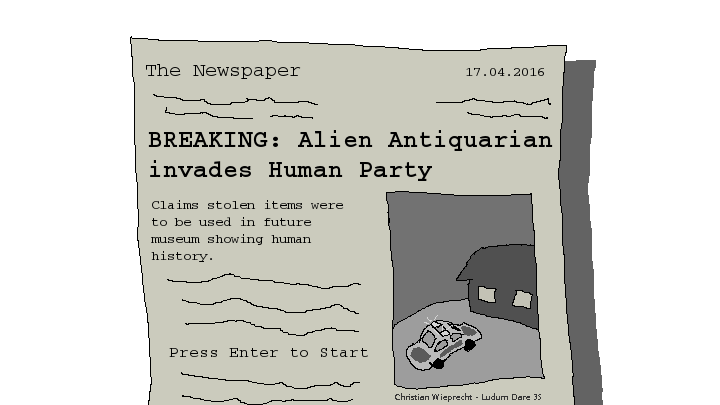
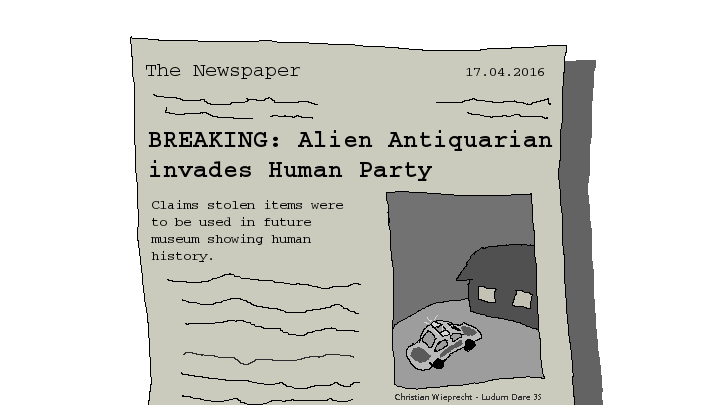
Layered file, before and after one edit (720px x 405px). Changes by layer:
removed layer "Press Enter to Start" over [169, 348, 368, 357]
painted on "Background" over [183, 348, 368, 365]
